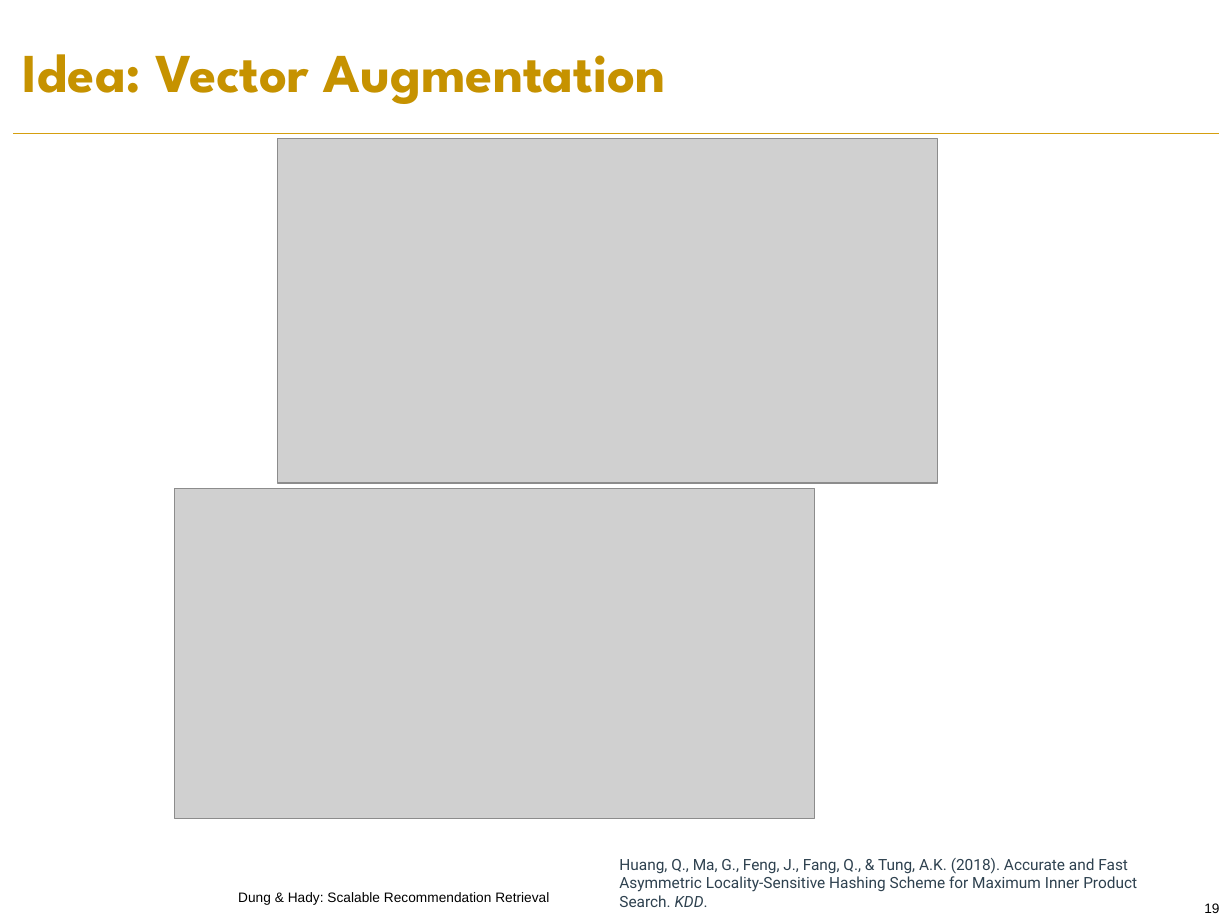
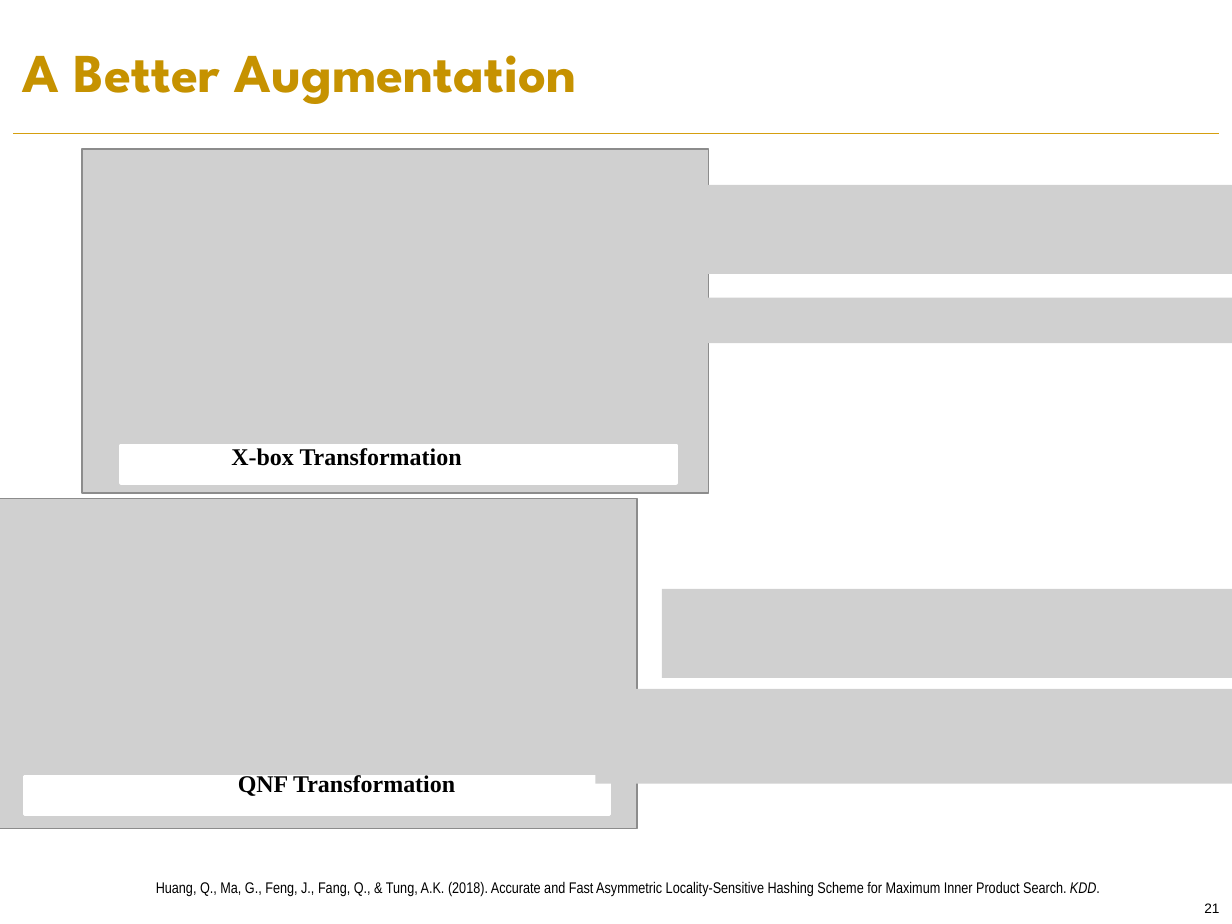
Before and after one commit to PreferredAI/recommendation-retrieval, a slide deck: slide 21 of slides/aaai19-tutorial.pptx (slide 19 before the commit). Drawn at 1232x924 pixels with LibreOffice and Linux fonts; fonts in the diff are those of the drawing; grey boxes stand for pictures; background and template pictures are left out. Boxes give left, top, right and bottom in pixels: in the first picture for what was removed or moved away, otherwise in the second. Text is boxed around its words. In the diff, an @@ line names an element or a change of style, - is before the commit and + after.

```diff
--- a/slides/aaai19-tutorial.pptx
+++ b/slides/aaai19-tutorial.pptx
@@ title at [23, 55, 577, 104]: text changed @@
-Idea: Vector Augmentation
+A Better Augmentation
@@ picture: place and size @@
-picture at [277, 139, 938, 483]
+picture at [83, 149, 708, 493]
@@ picture added at [663, 185, 1232, 274] @@
@@ picture added at [610, 298, 1232, 344] @@
@@ rectangle added at [121, 445, 676, 483], fill #FFFFFF, outline #FFFFFF 2 pt @@
@@ text added at [231, 448, 462, 466], 14 pt, text #000000, bold @@
+X-box Transformation
@@ picture: place and size @@
-picture at [175, 488, 816, 818]
+picture at [0, 498, 637, 828]
@@ picture added at [662, 589, 1232, 678] @@
@@ picture added at [595, 689, 1232, 784] @@
@@ rectangle added at [25, 776, 610, 814], fill #FFFFFF, outline #FFFFFF 2 pt @@
@@ text added at [238, 773, 455, 796], 14 pt, text #000000, bold @@
+QNF Transformation
@@ text "Huang, Q., Ma, G., Feng, ...": place and size @@
-text "Huang, Q., Ma, G., Feng, ..." at [619, 858, 1137, 907]
+text "Huang, Q., Ma, G., Feng, ..." at [156, 881, 1100, 896]
@@ text "Huang, Q., Ma, G., Feng, ..." at [156, 881, 1100, 896]: font Roboto to Arial Narrow, text colour #2E414F to #000000 @@
@@ text removed at [238, 892, 549, 905] @@
-Dung & Hady: Scalable Recommendation Retrieval
@@ page number at [1204, 903, 1219, 913]: text changed @@
-19
+21
```
Also in this commit, not shown: 24 other slides changed, 4 slides added, 2 slides removed.
